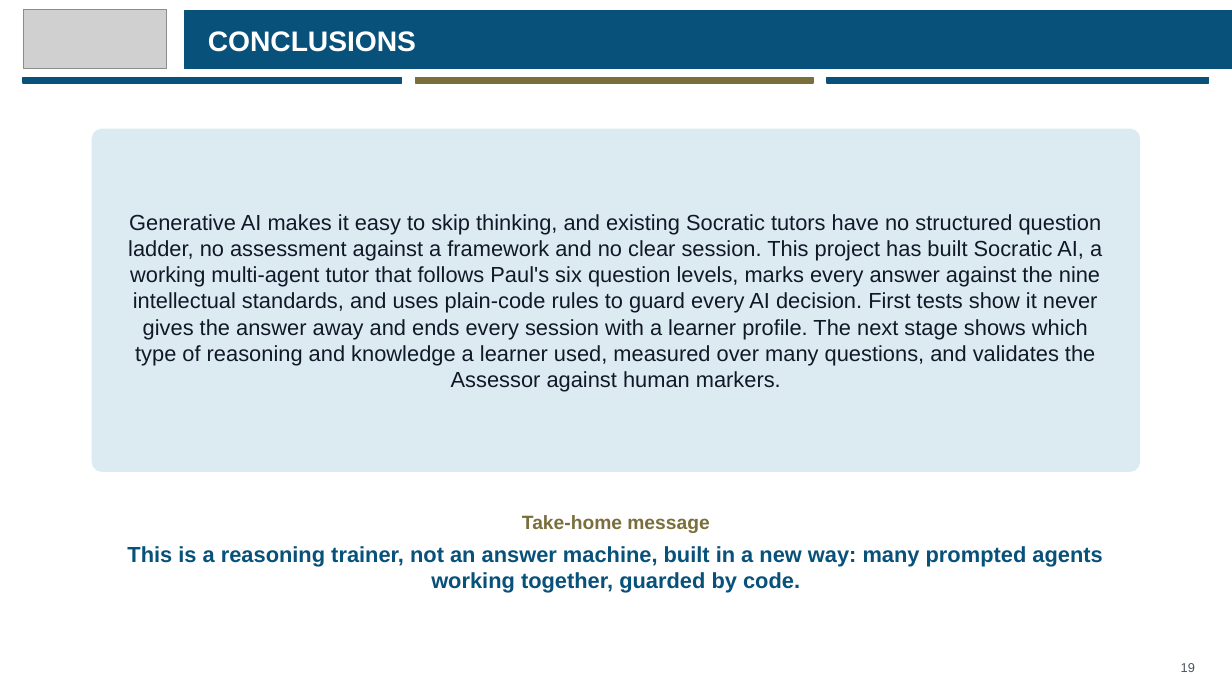
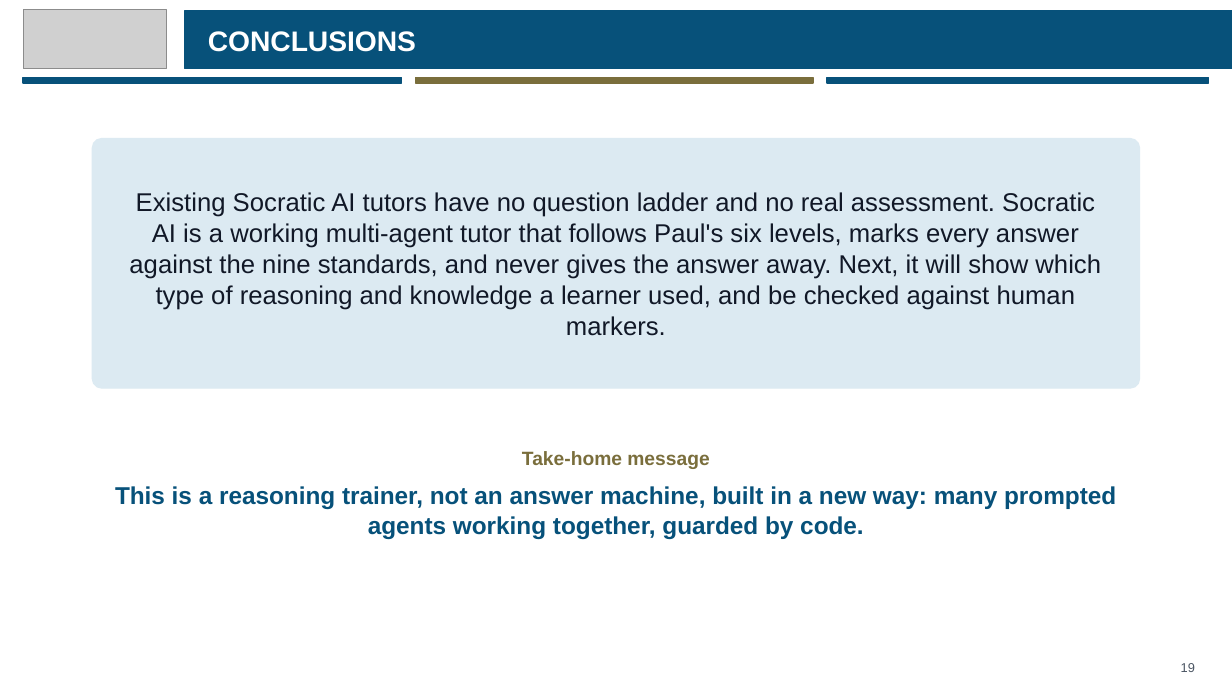
Before and after one commit to eusoffamir/Socratic-AI, a slide deck: slide 19 of docs/Socratic AI Proposal Defence.pptx. Drawn at 1232x693 pixels with LibreOffice and Linux fonts; fonts in the diff are those of the drawing; grey boxes stand for pictures. Boxes give left, top, right and bottom in pixels: in the first picture for what was removed or moved away, otherwise in the second. Text is boxed around its words. In the diff, an @@ line names an element or a change of style, - is before the commit and + after.

```diff
--- a/docs/Socratic AI Proposal Defence.pptx
+++ b/docs/Socratic AI Proposal Defence.pptx
@@ rounded rectangle: place and size @@
-rounded rectangle at box(92, 129, 1140, 471)
+rounded rectangle at box(92, 139, 1140, 388)
@@ rounded rectangle at box(92, 139, 1140, 388): proportions changed @@
@@ text at box(129, 192, 1101, 336): text changed; size 17 to 20 pt @@
-Generative AI makes it easy to skip thinking, and existing Socratic tutors have no structured question ladder, no assessment against a framework and no clear session. This project has built Socratic AI, a working multi-agent tutor that follows Paul's six question levels, marks every answer against the nine intellectual standards, and uses plain-code rules to guard every AI decision. First tests show it never gives the answer away and ends every session with a learner profile. The next stage shows which type of reasoning and knowledge a learner used, measured over many questions, and validates the Assessor against human markers.
+Existing Socratic AI tutors have no question ladder and no real assessment. Socratic AI is a working multi-agent tutor that follows Paul's six levels, marks every answer against the nine standards, and never gives the answer away. Next, it will show which type of reasoning and knowledge a learner used, and be checked against human markers.
@@ text "Take-home message": place and size @@
-text "Take-home message" at box(522, 515, 709, 533)
+text "Take-home message" at box(522, 451, 709, 469)
@@ text "This is a reasoning trainer, ...": place and size @@
-text "This is a reasoning trainer, ..." at box(127, 546, 1102, 593)
+text "This is a reasoning trainer, ..." at box(115, 486, 1116, 539)
@@ text "This is a reasoning trainer, ..." at box(115, 486, 1116, 539): size 17 to 19 pt @@
```
Also in this commit, not shown: 1 other file.
